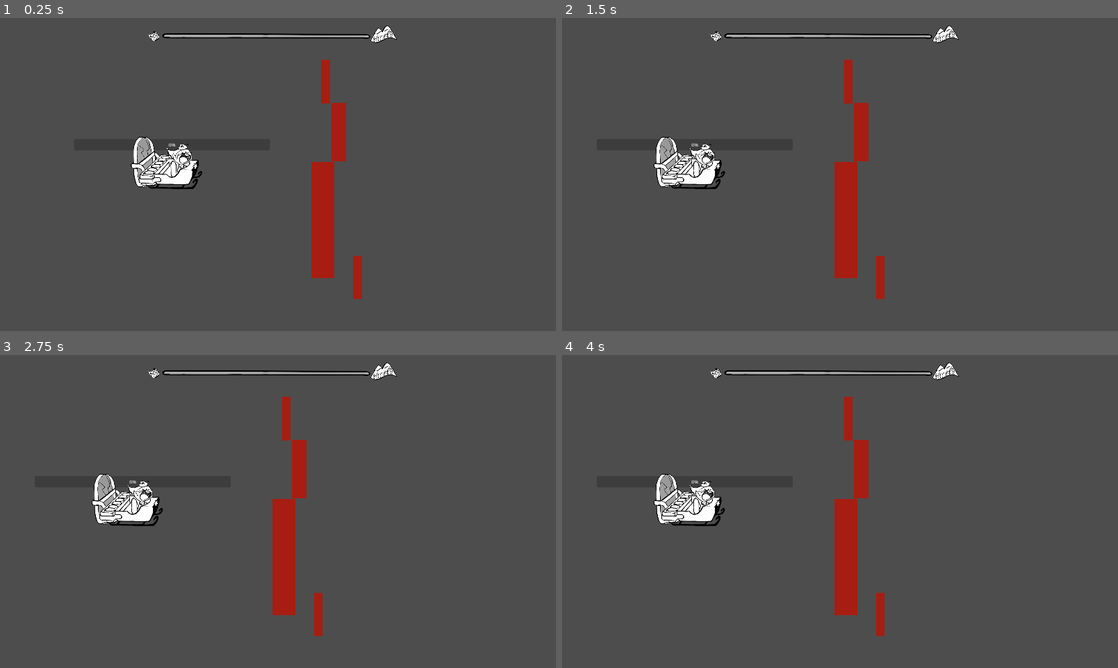
Above: before the commit, frames 1-4 (two rows, left to right).
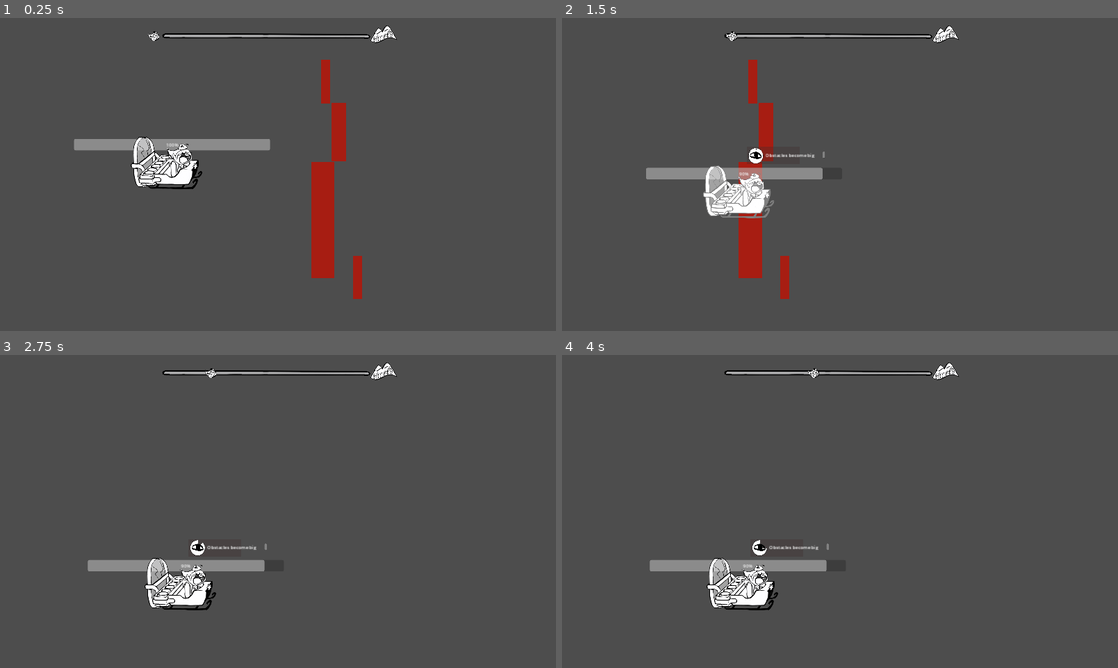
Above: after the commit, the same moments.

Repository: hsandt/ld53
Game: Godot game, scene res://scenes/test/test_level.tscn
Two runs of this game, one before a commit and one after it. Both use one fixed random seed, a clock stepped at 60 frames per second and the inputs below. This scene is started directly instead of the project's main scene.
Inputs (mouse positions are in pixels of both pictures, inside the frame that each line leads up to):
- Up to frame 1 (0.25 s): no input
- Up to frame 2 (1.5 s): tap Enter (ui_accept) at 0.5, 0.77 s; move the mouse to (962, 158) at 0.52 s; hold Right (ui_right) 0.53-1.28 s; hold M (app_next_resolution) 0.53-1.28 s; click (962, 158) at 0.67 s; move the mouse to (728, 190) at 1.27 s; hold S (down) from 1.28 s (still down); tap N (app_prev_resolution) at 1.35 s
- Up to frame 3 (2.75 s): tap Enter (ui_accept) at 1.52 s; move the mouse to (333, 442) at 2.02 s; release S (down) at 2.03 s; hold Right (ui_right) from 2.03 s (still down); hold M (app_next_resolution) from 2.03 s (still down)
- Up to frame 4 (4 s): move the mouse to (812, 574) at 2.77 s; release Right (ui_right) at 2.78 s; release M (app_next_resolution) at 2.78 s; hold Up (ui_up) 2.78-3.53 s; tap N (app_prev_resolution) at 2.85 s; click (812, 574) at 2.92 s; tap Enter (ui_accept) at 3.02, 3.77 s; move the mouse to (1006, 558) at 3.52 s; hold Left (ui_left) from 3.53 s (still down); hold M (app_next_resolution) from 3.53 s (still down)

The runs differ from the first frame. In frame 1, 1.2% of the frame differs, in the area x 13-49%, y 38-43%; in frame 2, 7.8%, in the area x 15-58%, y 4-90%; in frame 3, 6.4%; in frame 4, 6.4%.
Error before the commit: Invalid assignment of property or key 'value' with value of type 'Nil' on a base object of type 'ProgressBar'. (res://scripts/ingame/player_character/player.gd…

Commit message:
fix cargo type problem

Diff:
--- a/scenes/test/test_level.tscn
+++ b/scenes/test/test_level.tscn
@@ -45,12 +45,8 @@
 collision_mask = 65792
 platform_floor_layers = 4294967294
 platform_wall_layers = 256
-powder = null
-acceleration = null
 top_speed = 100
-steer_speed = null
 half_extent_y = 290
-hurt_brightness = null
 metadata/_edit_lock_ = true
 
 [node name="ScrollingCenter" type="Node2D" parent="." node_paths=PackedStringArray("player_character", "map")]
--- a/scripts/ingame/player_character/player.gd
+++ b/scripts/ingame/player_character/player.gd
@@ -18,7 +18,7 @@
 @export var hurt_brightness: float = 0.5
 
 @onready var buffs: Buffs = $Buffs
-@onready var cargo: Cargo = $cargo
+@onready var cargo: Node2D = $cargo
 
 var should_move: bool = false
 
Not shown: 1 places in scenes/test/test_level.tscn that only renumber resources
